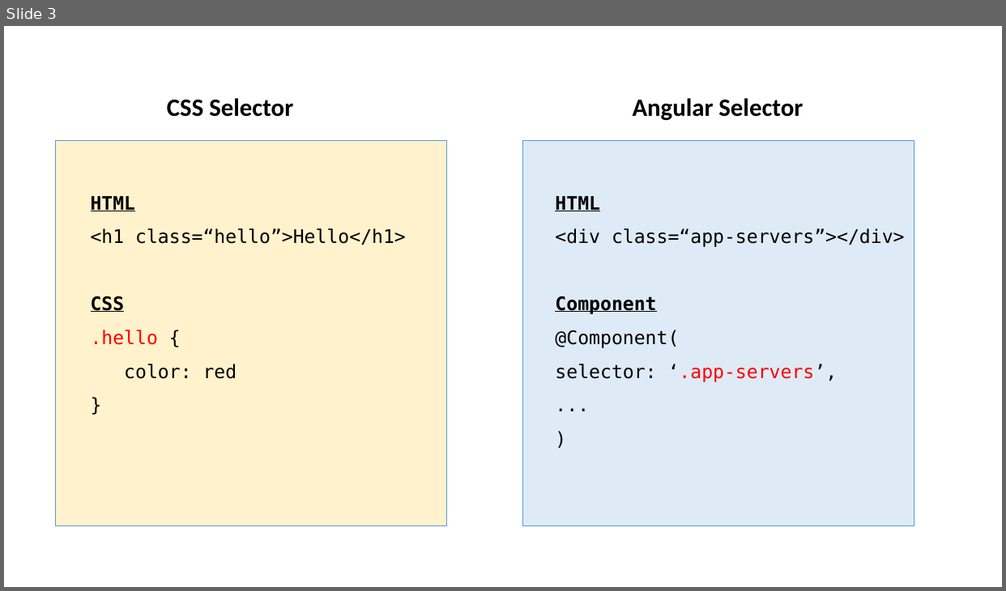
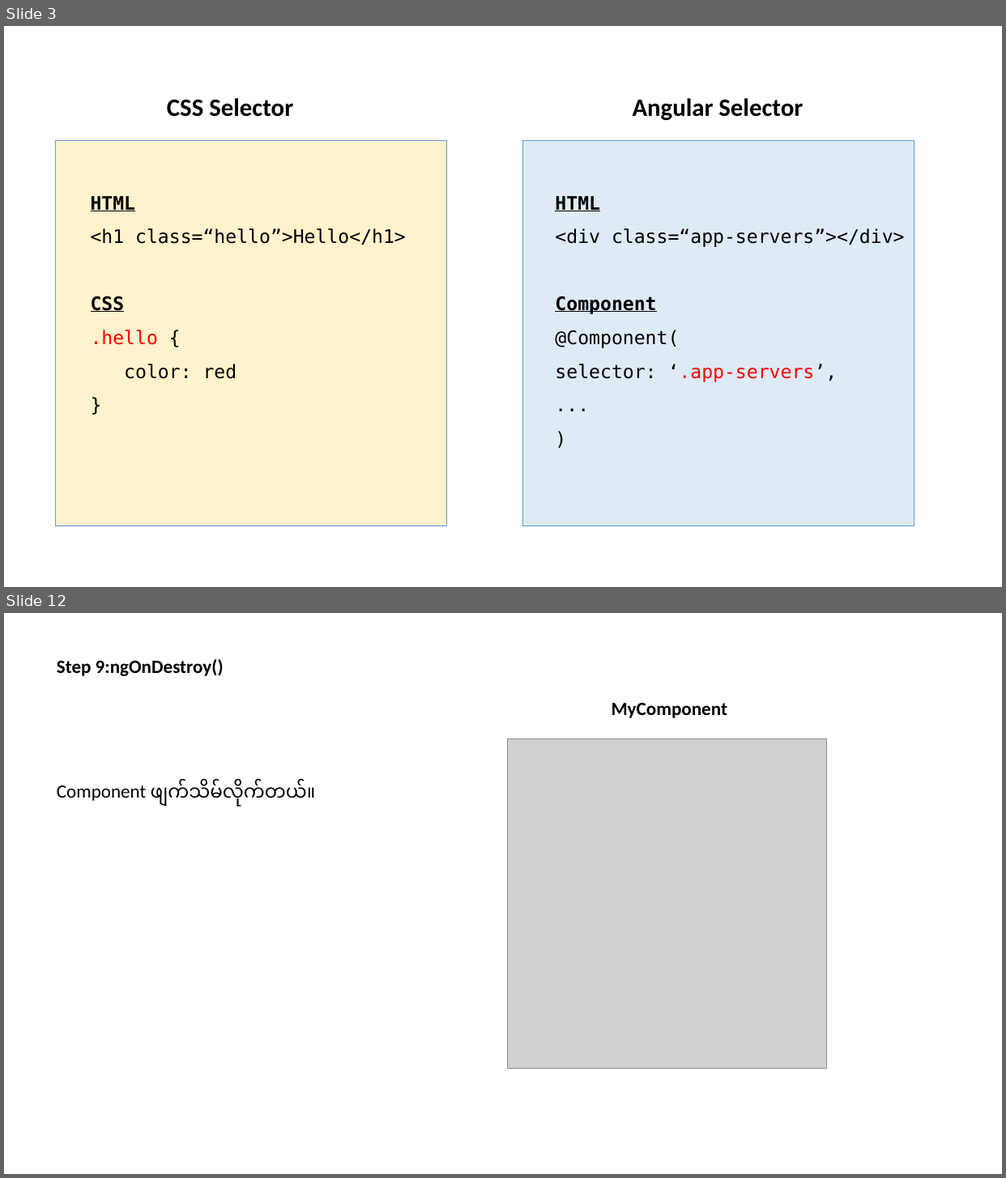
Before and after one commit to yeminko/angular-training, a slide deck: Resources/Notes.pptx. Shown one above the other, each under a label of ours: slide 3 before the commit, slides 3 and 12 after it; the slides between them are not shown. The pictures are 1006x591 and 1006x1178 pixels, drawn with LibreOffice and Linux fonts; fonts in the diff are those of the drawing; grey boxes stand for pictures. Boxes give left, top, right and bottom in pixels: in the first picture for what was removed or moved away, otherwise in the second. Text is boxed around its words. In the diff, an @@ line names an element or a change of style, - is before the commit and + after.

```diff
--- a/Resources/Notes.pptx
+++ b/Resources/Notes.pptx
@@ slide 12 added at box(4, 613, 1002, 1174), background #FFFFFF @@
@@ text added at box(57, 659, 224, 676), 18 pt, text #000000, bold @@
+Step 9:ngOnDestroy()
@@ text added at box(612, 703, 727, 718), 18 pt, text #000000, bold @@
+MyComponent
@@ picture added at box(508, 739, 828, 1068) @@
@@ text added at box(57, 779, 316, 807), 18 pt, text #000000 @@
+Component ဖျက်သိမ်းလိုက်တယ်။
```
Also in this commit, not shown: 8 other slides added, 47 other files.
